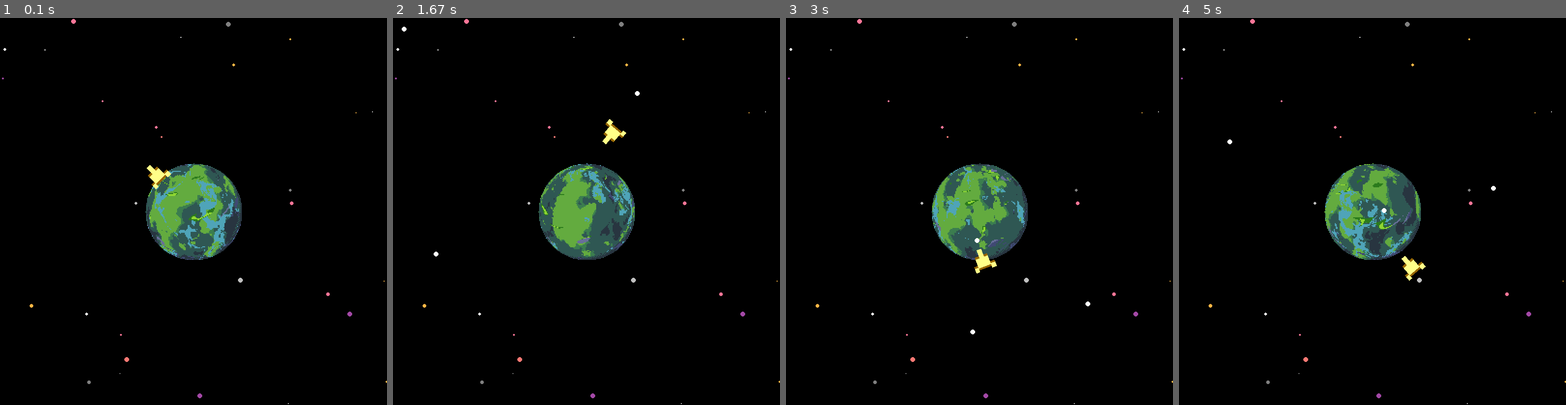
Above: before the commit, frames 1-4 (left to right).
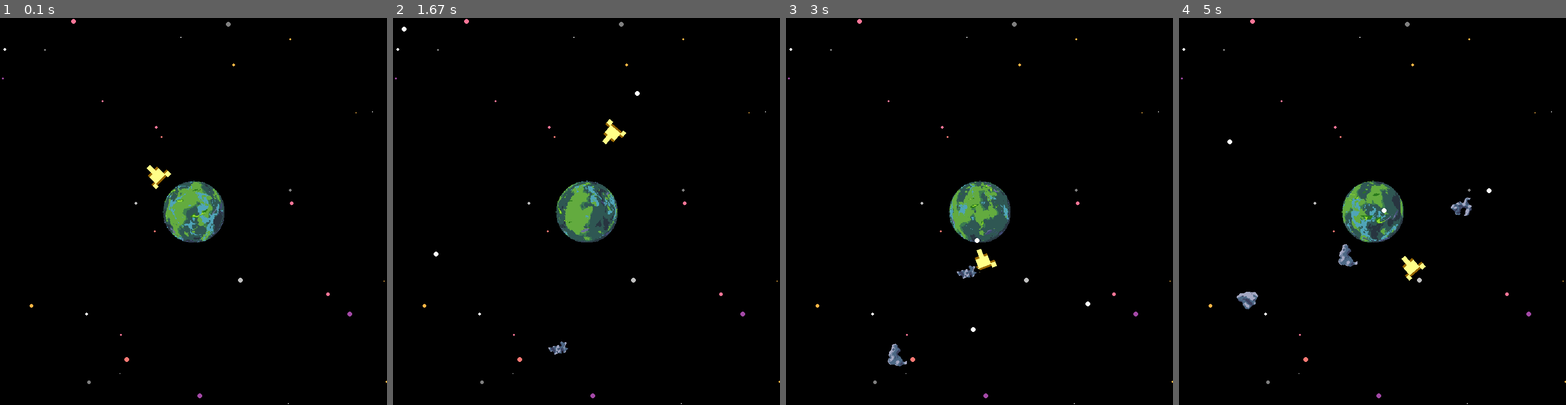
Above: after the commit, the same moments.

Repository: ScriptLineStudios/Pygame-Community-Jam
Game: pygame game, started from main.py
The game is run twice, just before and just after one commit, with the same random seed, the same clock (stepped at 60 frames per second) and the same inputs.
Inputs (mouse positions are in pixels of both pictures, inside the frame that each line leads up to):
- Up to frame 1 (0.1 s): no input
- Up to frame 2 (1.67 s): tap Space at 0.33, 0.73, 1.03, 1.23 s; hold D 0.67-1.13 s; move the mouse to (493, 215) at 0.7 s; hold W 1.17-1.47 s; move the mouse to (644, 76) at 1.2 s; press the mouse at (447, 199) at 1.53 s; move the mouse to (509, 257) at 1.63 s
- Up to frame 3 (3 s): release the mouse at (960, 312) at 1.77 s; hold D 1.83-2.3 s; tap Space at 1.9, 2.2, 2.4, 2.7, 2.97 s; click (983, 254) at 1.92 s; hold A 2.33-2.87 s; click (1126, 358) at 2.42 s; hold S from 2.9 s (still down); click (917, 83) at 2.98 s
- Up to frame 4 (5 s): release S at 3.2 s; hold A 3.23-3.63 s; tap Space at 3.3, 3.6, 3.73, 4.13, 4.43, 4.8 s; click (1507, 312) at 3.32 s; hold W 3.67-4.03 s; click (1511, 180) at 3.75 s; hold D 4.07-4.7 s; click (1248, 161) at 4.15 s; hold S from 4.73 s (still down); click (1256, 79) at 4.82 s

The runs differ from the first frame. In frame 1, 4.1% of the frame differs, in the area x 37-63%, y 37-63%; in frame 2, 4.1%; in frame 3, 4.2%; in frame 4, 4.7%, in the area x 14-82%, y 37-76%.

Commit message:
Mask collision(pixel perfect) + random asteroids

Diff:
--- a/main.py
+++ b/main.py
@@ -11,6 +11,14 @@
 
 ship_img = pygame.image.load("assets/images/ship1.png").convert()
 ship_img.set_colorkey((0,0,0))
+
+asteroid_imgs = spriteSheet(pygame.image.load("assets/images/asteroids.png").convert(),[100,100])
+asteroidMasks = []
+for astimg in asteroid_imgs:
+      astimg.set_colorkey((255,255,255))
+      asteroidMasks.append(pygame.mask.from_surface(astimg))
+
+
 
 def rotate(rotatedImage, rect):
       rect = rotatedImage.get_rect(center=rect.center)
@@ -24,14 +32,16 @@
           self.planetAnim = 0
           self.maxAnim = 198
 
-          self.mask = pygame.mask.from_surface(self.planetImgs[0])
+          self.planetImgs[0].set_colorkey((0,0,0))
+          self.mask = pygame.mask.from_surface(pygame.transform.scale(self.planetImgs[0],(128,128)))
 
       def main(self,display):#main function(draw planet frames
           if self.planetAnim >= self.maxAnim:
               self.planetAnim = 0# animatoin loop
           self.planetAnim += 0.75
 
-          display.blit(self.planetImgs[round(self.planetAnim)],self.pos)
+          display.blit(pygame.transform.scale(self.planetImgs[round(self.planetAnim)], (128, 128)),self.pos)
+          #display.blit(self.mask.to_surface(),self.pos) #draw mask
       def ifCollide(self,rect):
           #if planet rect collide with other rect
           if self.planetRect.colliderect(rect):
@@ -39,9 +49,16 @@
           else:
                 return False
 
+      def ifCollideMask(self,mask,maskPos):
+            distance = [int(maskPos[0]-self.pos[0]),int(maskPos[1]-self.pos[1])]#distance between two masks
+            if self.mask.overlap(mask,distance):
+                  return True
+            else:
+                  return False
+
 planetSheet = pygame.image.load('assets/images/planet.png').convert()
 planetSheet.set_colorkey()
-planetSize = [200,200]#planetFrameSize
+planetSize = [128,128]#planetFrameSize
 mainPlanet = planet([display_size[0]//2-planetSize[0]//2,display_size[1]//2-planetSize[1]//2],planetSheet)#atribute0 - centering position, atribute1 - planet scpritesheet
 
 class star:
@@ -52,6 +69,37 @@
 
       def draw(self,display):
           pygame.draw.circle(display,self.color,self.pos,self.radius)
+
+class Asteroid:
+      def __init__(self, x, y, image,mask):
+            self.x = x
+            self.y = y
+            self.rect = None
+            self.angle = rd.randrange(0,360)
+
+            self.image = image
+            self.mask = mask #mask will help with pixel perfect collision
+      def main(self, display):
+
+            display.blit(pygame.transform.scale(pygame.transform.rotate(self.image, self.angle), (55, 50)), (self.x, self.y))
+            self.mask = pygame.mask.from_surface(pygame.transform.scale(pygame.transform.rotate(self.image, self.angle), (55, 50)))
+            #pygame.draw.rect(display, (255, 255, 255), (self.x, self.y, 50,50))
+            self.rect = pygame.Rect(self.x, self.y, 55, 50)
+
+
+            ast_vector = pygame.Vector2(self.rect.center)
+            planet_vector = pygame.Vector2(planetRect.center)
+
+            try:
+                  towards = (planet_vector - ast_vector).normalize() * 2
+
+            except:
+                  pass
+
+            self.x += towards[0]
+            self.y += towards[1]
+
+
 
 class space:#basic space generator
       def __init__(self,starNum):
@@ -81,7 +129,10 @@
 
             self.centered = [0,0]
 
+            self.hitbox = None
+
       def main(self, display):
+            self.hitbox = pygame.Rect(self.x, self.y, 45, 45)
             self.x += self.speed[0]*self.speedIncrease
             self.y -= self.speed[1]*self.speedIncrease
             self.rect = ship_img.get_rect(topleft=(self.x,self.y))
@@ -115,6 +166,14 @@
 
 ship = Ship(300, 300)
 
+asteroids = []
+
+planetRect = pygame.Rect(display_size[0]//2-planetSize[0]//2,display_size[1]//2-planetSize[1]//2, 128, 128)
+
+asteroid_spawn_cooldown = 0
+
+rand_spawns = [[0, rd.randrange(0, 800)], [850, rd.randrange(0, 800)], [rd.randrange(0, 800), 850], [rd.randrange(0, 800), 0]]
+
 while True:
       display.fill((0,0,0))
 
@@ -134,6 +193,15 @@
                         bullets.append(bullet(shootPos,ship.angle))
                         shootTimer = 0
 
+      if asteroid_spawn_cooldown == 0:
+            ImageIndex = rd.randint(0,len(asteroid_imgs)-1)
+            choice = rd.choice(rand_spawns)
+            asteroids.append(Asteroid(choice[0], choice[1],asteroid_imgs[ImageIndex],asteroidMasks[ImageIndex]))
+            rand_spawns = [[0, rd.randrange(0, 800)], [850, rd.randrange(0, 800)], [rd.randrange(0, 800), 850], [rd.randrange(0, 800), 0]]
+            asteroid_spawn_cooldown = 75
+      else:
+            asteroid_spawn_cooldown -= 1
+
 
       mouse_x, mouse_y = pygame.mouse.get_pos()
       rel_x, rel_y = mouse_x - (ship.x+ship.size[0]//2), mouse_y - (ship.y+ship.size[1]//2)
@@ -143,6 +211,7 @@
       #mouse controlls
       mp = pygame.mouse.get_pos()#get mouse position
       mc = pygame.mouse.get_pressed()#get mouse press event
+
 
       mainPlanet.main(display)
 
@@ -183,9 +252,25 @@
       ship.angle = angle
       ship.main(display)
 
+
       for bull in bullets:
             bull.main(display)
-      #pygame.draw.circle(display,(255,0,0),,5)
+            try:
+                  if bull.pos[0] < 0 or bull.pos[0] > display_size[0]:
+                        bullets.pop(bullets.index(bull))
+
+                  if bull.pos[1] < 0 or bull.pos[1] > display_size[1]:
+                        bullets.pop(bullets.index(bull))
+            except:
+                  pass
+
+
+      for asteroid in asteroids:
+            asteroid.main(display)
+
+            if asteroid.rect.colliderect(planetRect):
+                  if mainPlanet.ifCollideMask(asteroid.mask,(asteroid.x,asteroid.y)):
+                        asteroids.remove(asteroid)
 
       pygame.display.update()
       clock.tick(60)
